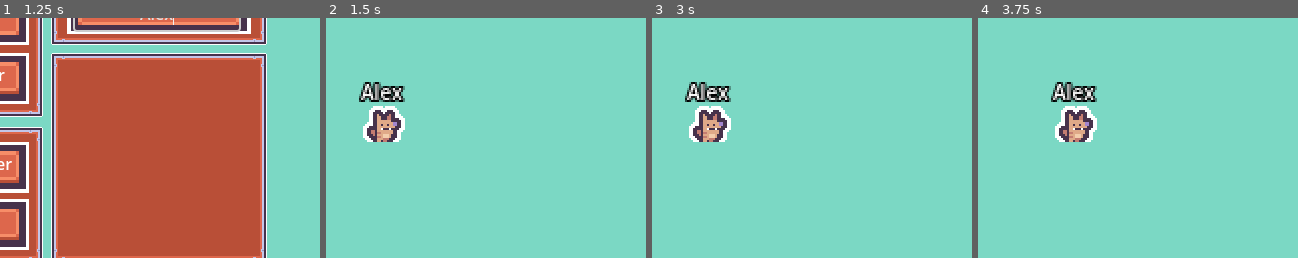
Above: before the commit, frames 1-4 (left to right).
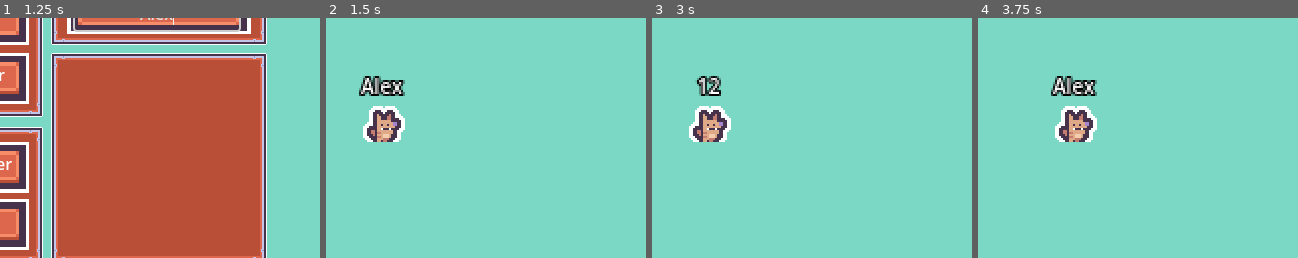
Above: after the commit, the same moments.

Repository: mastercuber55/MultiplayerShooter
Game: Godot game, scene res://Scenes/SceneGame.tscn
Same seed, same stepped clock (60 frames per second), same inputs: the game is played once before the commit and once after it.
Inputs (mouse positions are % of the whole screen's width and height, from its top left):
- Up to frame 1 (1.25 s): click (34, 29) at 0.52 s; type "Alex" at 0.6 s; click (66, 28) at 0.75 s; type "Alex" at 0.83 s
- Up to frame 2 (1.5 s): click "Create Server" at 1.25 s
- Up to frame 3 (3 s): click (16, 97) at 2.02 s; type "12" at 2.1 s; click ">" at 2.75 s
- Up to frame 4 (3.75 s): move the mouse to (72, 45) at 3.52 s; hold D (MoveRight) from 3.53 s (still down); click (72, 45) at 3.67 s
The pictures show only the part of the screen within x 41-91%, y 29-79%; the shares and areas given below are measured in that part.

Frame 1 is identical in both runs. In frame 2, 1.2% of the frame differs, in the area x 10-25%, y 24-35%; in frame 3, 1.2%; in frame 4, 1.2%.

Commit message:
PATCH: Improved chat bubbles

Diff:
--- a/Scenes/ChatInterface.tscn
+++ b/Scenes/ChatInterface.tscn
@@ -4,32 +4,32 @@
 
 [node name="ChatInterface" type="Control"]
 layout_mode = 3
-anchors_preset = 15
-anchor_right = 1.0
+anchors_preset = 2
+anchor_top = 1.0
 anchor_bottom = 1.0
-grow_horizontal = 2
-grow_vertical = 2
+offset_top = -158.95999
+offset_right = 236.8
+grow_vertical = 0
 script = ExtResource("1_uip5s")
 
 [node name="Display" type="TextEdit" parent="."]
 layout_mode = 0
-offset_top = 321.0
 offset_right = 237.0
-offset_bottom = 449.0
+offset_bottom = 128.0
 editable = false
 
 [node name="Input" type="LineEdit" parent="."]
 layout_mode = 0
-offset_top = 449.0
+offset_top = 128.0
 offset_right = 207.0
-offset_bottom = 480.0
+offset_bottom = 159.0
 
 [node name="Send Button" type="Button" parent="."]
 layout_mode = 0
 offset_left = 207.0
-offset_top = 449.0
+offset_top = 128.0
 offset_right = 237.0
-offset_bottom = 480.0
+offset_bottom = 159.0
 text = ">"
 
 [connection signal="pressed" from="Send Button" to="." method="_on_send_button_pressed"]
--- a/Scenes/Player.tscn
+++ b/Scenes/Player.tscn
@@ -84,19 +84,25 @@
 position = Vector2(0.5, 5)
 shape = SubResource("CircleShape2D_kyqiw")
 
-[node name="Nickname" type="Label" parent="."]
+[node name="overhead tag" type="Label" parent="."]
 anchors_preset = 7
 anchor_left = 0.5
 anchor_top = 1.0
 anchor_right = 0.5
 anchor_bottom = 1.0
-offset_left = -38.0
-offset_top = -20.0
-offset_right = 37.5
-offset_bottom = -6.0
+offset_left = -84.0
+offset_top = -23.5
+offset_right = 84.5
+offset_bottom = -9.5
 grow_horizontal = 2
 grow_vertical = 0
-text = "Nickname"
+mouse_default_cursor_shape = 3
 label_settings = SubResource("LabelSettings_kyqiw")
 horizontal_alignment = 1
 clip_text = true
+
+[node name="tooltip" type="Container" parent="."]
+offset_left = -10.0
+offset_top = -6.0
+offset_right = 11.0
+offset_bottom = 12.0
--- a/Scripts/ChatInterface.gd
+++ b/Scripts/ChatInterface.gd
@@ -1,4 +1,7 @@
 extends Control
+class_name ChatInterface
+
+signal message_recieved(senderID: int, message: String)
 
 # Initialized by SceneGame
 var own_name : String
@@ -17,8 +20,12 @@
 
 @rpc("any_peer", "call_local")
 func add_message(sender: String, message: String) -> void:
+
+	var senderID := multiplayer.get_remote_sender_id()
+
 	display.text += str(sender, ":", message, "\n")
 	display.scroll_vertical = INF
+	message_recieved.emit(senderID, message)
 
 func update_name(old_own_name: String, new_own_name: String) -> void:
 	rpc("add_message", "System", str(old_own_name, " changed their name to ", new_own_name))
--- a/Scripts/Player.gd
+++ b/Scripts/Player.gd
@@ -1,10 +1,15 @@
 extends CharacterBody2D
 
-const SPEED = 200.0
+const SPEED := 200.0
+# 10ms per character in message
+const DURATION_PER_CHAR := 0.3
+
+@export var moving := false
+@export var SyncPos := Vector2.ZERO
 
 @onready var sprite := $AnimatedSprite2D
-@export var moving := false
-@export var SyncPos := Vector2.ZERO
+@onready var overhead_tag: Label = $"overhead tag"
+@onready var tooltip: Container = $tooltip
 
 var nickname : String
 
@@ -14,7 +19,15 @@
 		$CollisionShape2D.disabled = true
 
 func _ready() -> void:
-	$Nickname.text = nickname
+	overhead_tag.text = nickname
+	tooltip.tooltip_text = nickname
+
+func set_message(message: String) -> void:
+	overhead_tag.text = message
+	get_tree().create_timer(message.length() * DURATION_PER_CHAR).timeout.connect(
+		func() -> void:
+			overhead_tag.text = nickname
+	)
 
 func _physics_process(_delta: float) -> void:
 	if is_multiplayer_authority():
--- a/Scripts/SceneGame.gd
+++ b/Scripts/SceneGame.gd
@@ -8,7 +8,7 @@
 @export var playerScene: PackedScene
 @onready var multiplayer_menu: MultiplayerMenu = $"CanvasLayer/Multiplayer Menu"
 @onready var touch_screen_joystick: TouchScreenJoystick = $CanvasLayer/TouchScreenJoystick
-@onready var chat_interface: Control = $CanvasLayer/ChatInterface
+@onready var chat_interface: ChatInterface = $CanvasLayer/ChatInterface
 
 func _ready() -> void:
 
@@ -25,6 +25,8 @@
 			chat_interface.own_name = val
 			own_name = val
 	)
+
+	chat_interface.message_recieved.connect(_message_recieved)
 
 func create_server() -> void:
 	peer.create_server(GAME_PORT)
@@ -58,13 +60,17 @@
 
 @rpc("any_peer", "call_remote", "reliable")
 func send_player_data(nickname: String) -> void:
-	var sender_id := multiplayer.get_remote_sender_id()
-	add_player(sender_id, nickname)
+	var senderID := multiplayer.get_remote_sender_id()
+	add_player(senderID, nickname)
 
-func add_player(id : Variant, nickname: String) -> void:
+func _message_recieved(senderID: int, message: String) -> void:
+	var player := get_node_or_null(str(senderID))
+	if player:
+		player.set_message(message)
+
+func add_player(id : int, nickname: String) -> void:
 	var pos := get_viewport_rect().size / 2
 	$MultiplayerSpawner.spawn({ "id": id, "pos": pos, "nickname": nickname })
-
 
 func _spawnPlayer(data):
 	var player = playerScene.instantiate()
